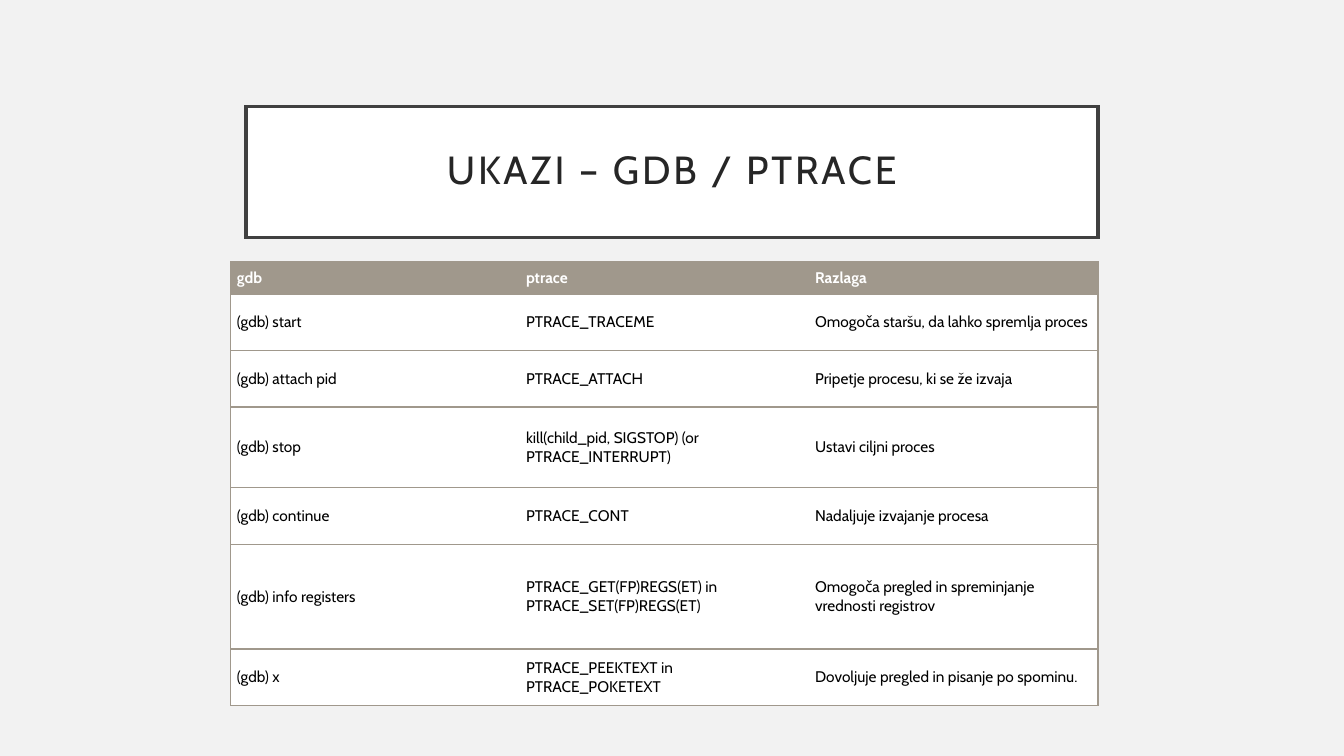
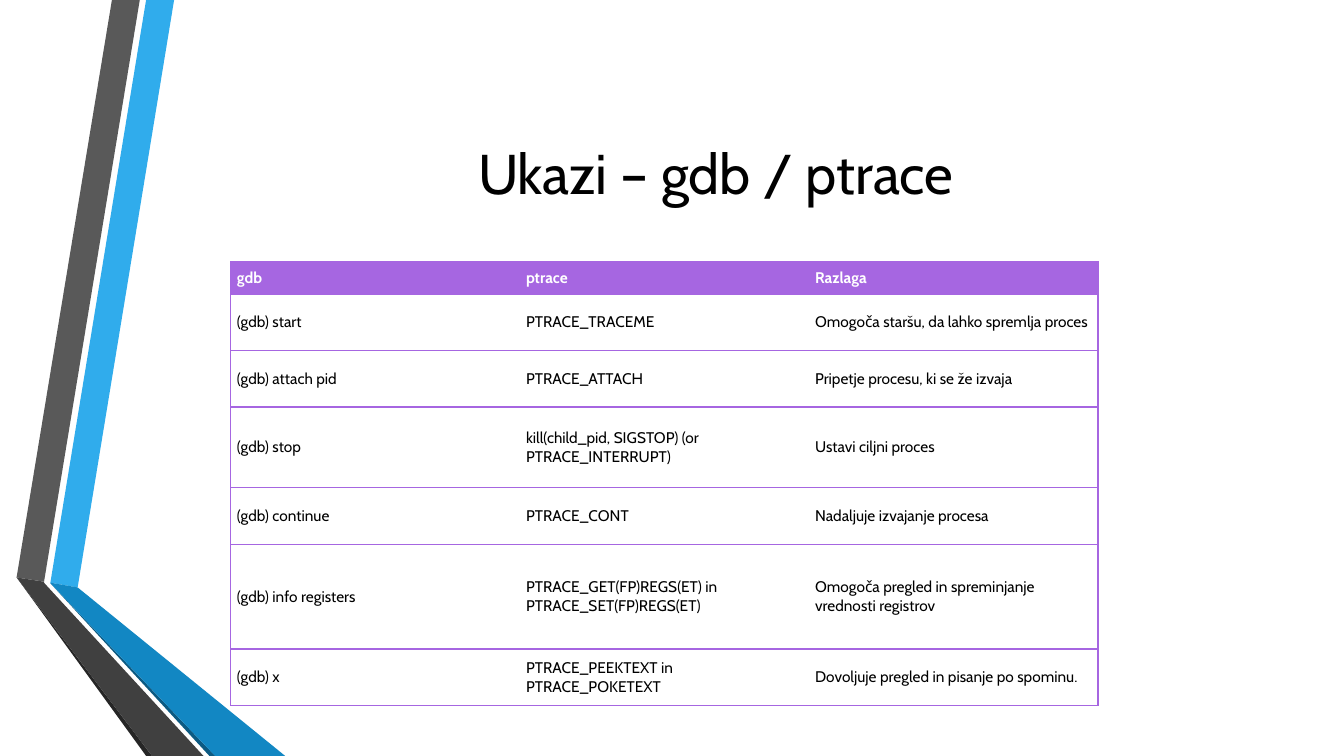
Before and after one commit to jakoberzar/razhroscevalniki, a slide deck: slide 14 of debuggers.pptx. Drawn at 1344x756 pixels with LibreOffice and Linux fonts; fonts in the diff are those of the drawing; background and template pictures are left out. Boxes give left, top, right and bottom in pixels: in the first picture for what was removed or moved away, otherwise in the second. Text is boxed around its words. In the diff, an @@ line names an element or a change of style, - is before the commit and + after.

```diff
--- a/debuggers.pptx
+++ b/debuggers.pptx
@@ background #F2F2F2 to picture (left out) @@
@@ title "Ukazi – gdb / ptrace": place and size @@
-title "Ukazi – gdb / ptrace" at <box>246,106,1098,237</box>
+title "Ukazi – gdb / ptrace" at <box>478,152,954,207</box>
@@ title "Ukazi – gdb / ptrace" at <box>478,152,954,207</box>: fill #FFFFFF to none; outline #404040 2.5 pt to none @@
@@ title at <box>478,152,954,207</box>: text changed; size 28 to 40 pt; text colour #262626 to #000000 @@
-UKAZI – GDB / PTRACE
+Ukazi – gdb / ptrace
@@ table at <box>231,262,1099,706</box> @@
@@ fill #A0988C to #A666E1 in row 1 @@
@@ borders changed @@
@@ group added at <box>16,0,285,756</box>: 6 freeform shapes @@
```
Also in this commit, not shown: 27 other slides changed, 3 slides added, 1 slide removed, 3 other files.
